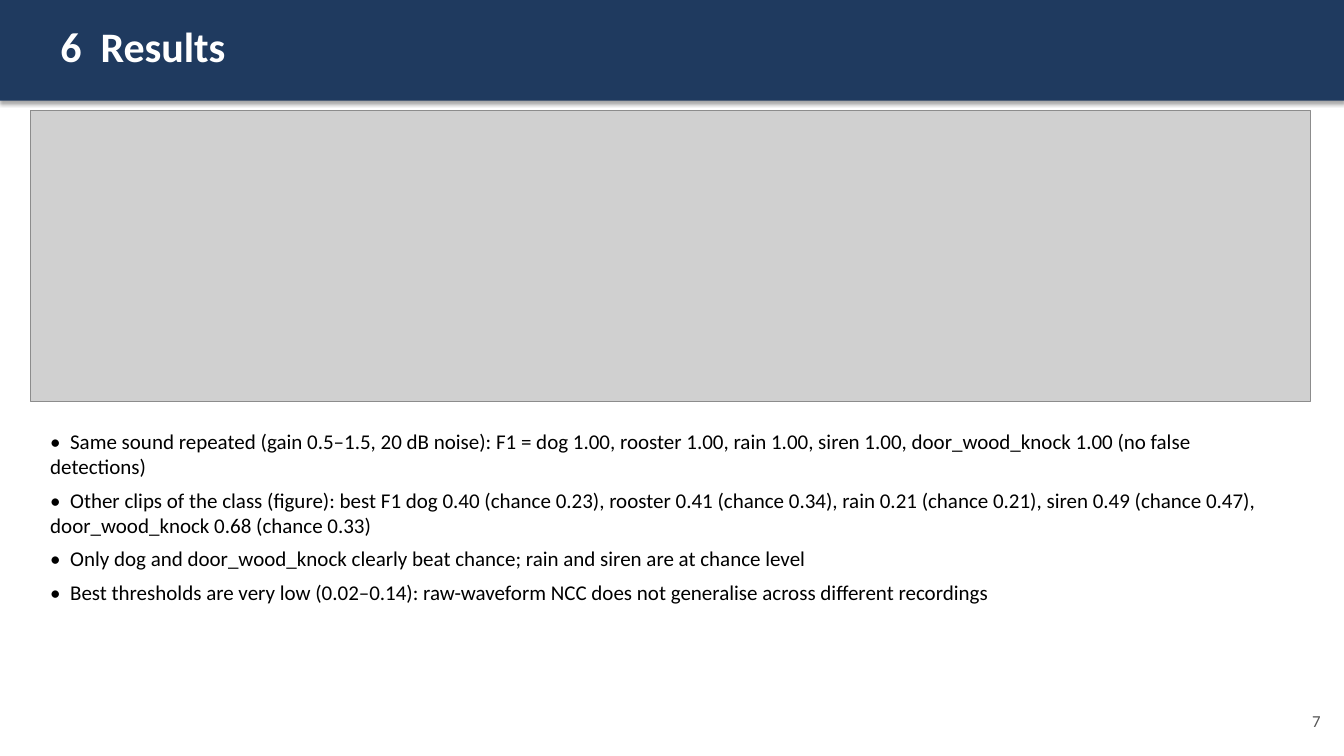
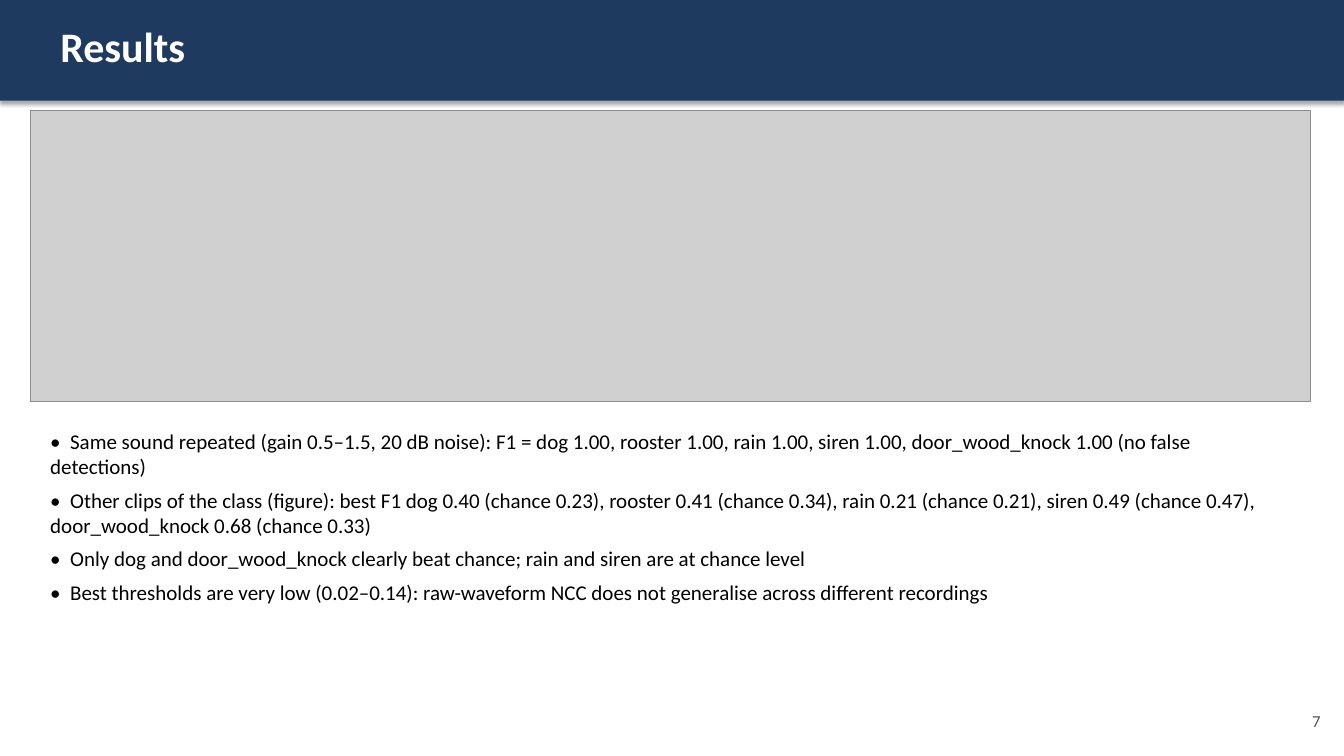
Before and after one commit to Zion-Naranje/matched-filter-pulse-detector, a slide deck: slide 7 of esc50_matching/docs/presentation.pptx. Drawn at 1344x756 pixels with LibreOffice and Linux fonts; fonts in the diff are those of the drawing; grey boxes stand for pictures. Boxes give left, top, right and bottom in pixels: in the first picture for what was removed or moved away, otherwise in the second. Text is boxed around its words. In the diff, an @@ line names an element or a change of style, - is before the commit and + after.

```diff
--- a/esc50_matching/docs/presentation.pptx
+++ b/esc50_matching/docs/presentation.pptx
@@ text at [60,32,185,63]: text changed @@
-6 Results
+Results
```
Also in this commit, not shown: 5 other slides changed, 1 slide added, 1 slide removed, 4 other files.
